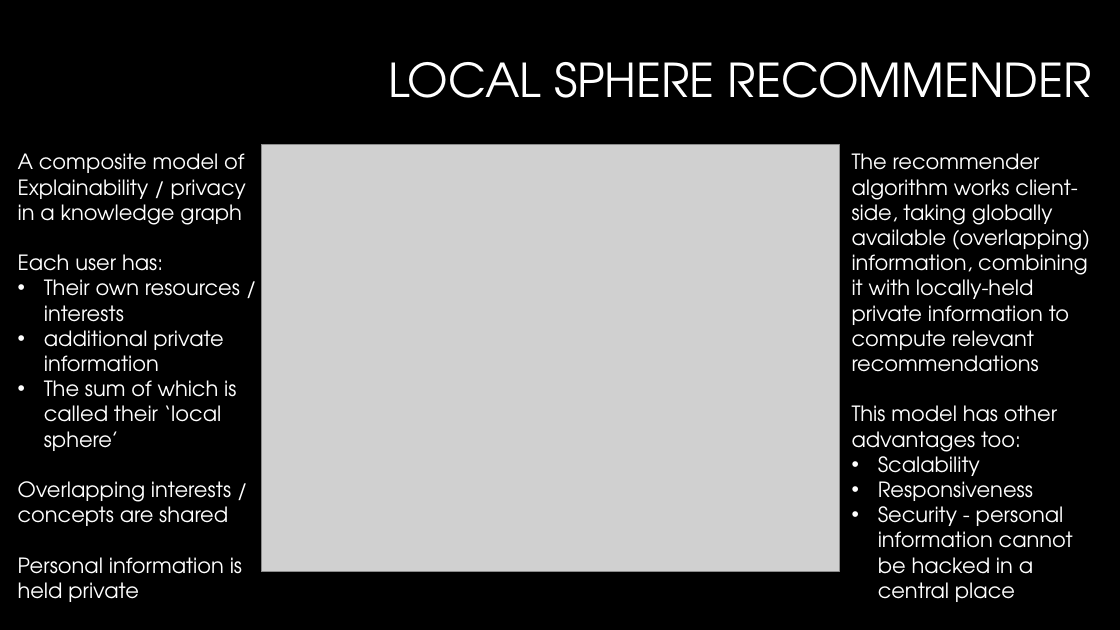
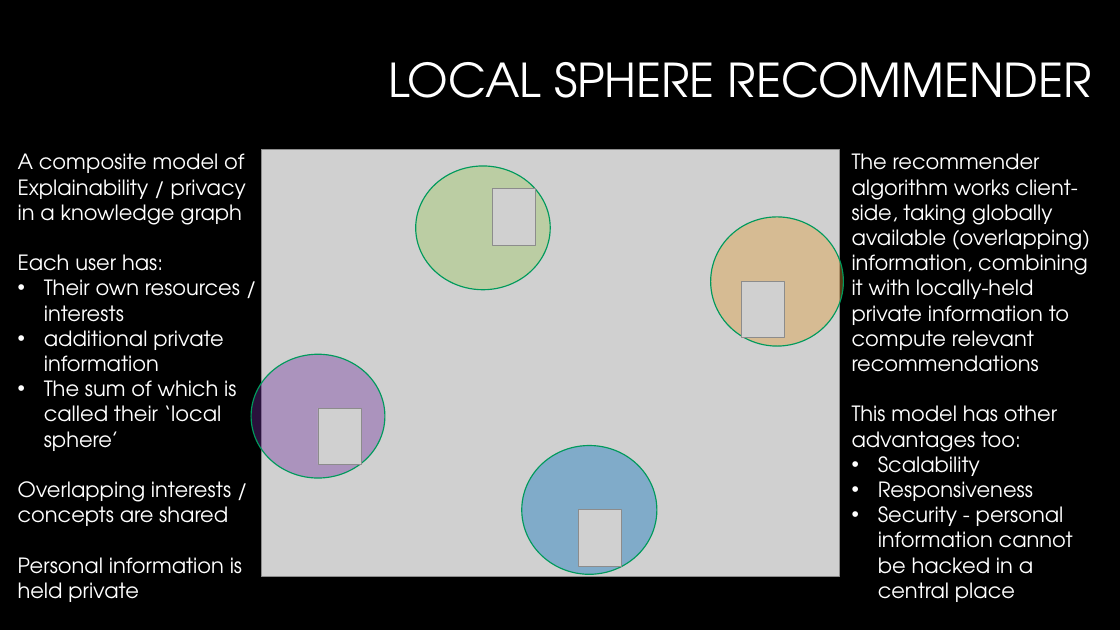
Before and after one commit to cassinius/phd-presentations, a slide deck: slide 5 of 2018/graph_privacy_explainability/powerpoint/ExplainabilityVsPrivacy.pptx. Drawn at 1120x630 pixels with LibreOffice and Linux fonts; fonts in the diff are those of the drawing; grey boxes stand for pictures; background and template pictures are left out. Boxes give left, top, right and bottom in pixels: in the first picture for what was removed or moved away, otherwise in the second. Text is boxed around its words. In the diff, an @@ line names an element or a change of style, - is before the commit and + after.

```diff
--- a/2018/graph_privacy_explainability/powerpoint/ExplainabilityVsPrivacy.pptx
+++ b/2018/graph_privacy_explainability/powerpoint/ExplainabilityVsPrivacy.pptx
@@ picture: place and size @@
-picture at (261,145,839,571)
+picture at (261,150,839,576)
@@ ellipse added at (416,166,550,290), fill #84C72A at 27% opacity, outline #019B5C 1 pt @@
@@ picture added at (492,189,536,245) @@
@@ ellipse added at (711,217,844,346), fill #E29932 at 38% opacity, outline #019B5C 1 pt @@
@@ picture added at (742,281,786,338) @@
@@ ellipse added at (251,355,385,478), fill #7030A0 at 38% opacity, outline #019B5C 1 pt @@
@@ picture added at (318,408,362,465) @@
@@ ellipse added at (522,445,657,574), fill #0070C0 at 38% opacity, outline #019B5C 1 pt @@
@@ picture added at (578,510,622,566) @@
```
Also in this commit, not shown: 3 other slides changed.
